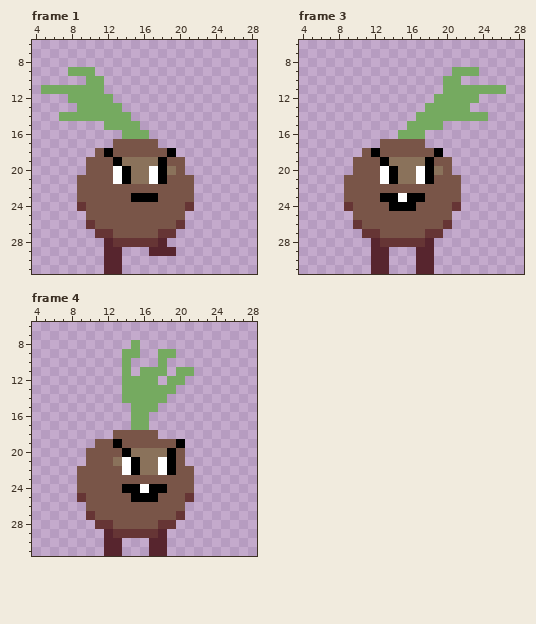
Pixel-art file -- Assets/Art/Characters/Enemy/Coconut/Special/Ase_Coconut_Special_Right.aseprite. That is the earlier state.
32x32 pixels, 5 frames. Shown: frame 1: x 4..28, y 6..31; frame 3: x 4..28, y 6..31; frame 4: x 4..28, y 6..31.
The same view after the edit:
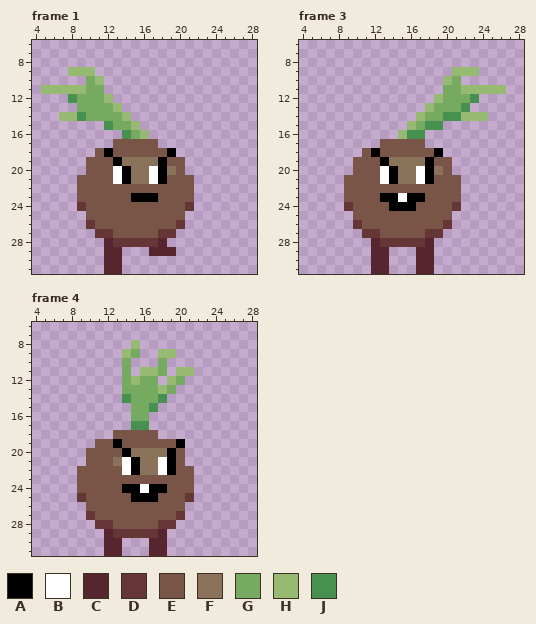
Palette (. is transparent): A #000000  B #ffffff  C #57252e  D #663535  E #795548  F #8a725b  G #75aa60  H #97ba73  J #469150
Diff:
--- frame 1, layer "Leaf"
@@ x 4..18 @@
  8 ...............
- 9 ....GGG........
-10 ......GG.......
-11 .GGGGGGG.......
-12 ....GGGGG......
-13 .....GGGGG.....
-14 ...GGGGGGGG....
-15 ........GGGG...
-16 ..........GGG..
+ 9 ....HHH........
+10 ......GH.......
+11 .HHHHHGG.......
+12 ....JGGGH......
+13 .....GGGGH.....
+14 ...HHJGGGGH....
+15 ........JGGH...
+16 ..........JGH..
 17 .........EEEEE.
--- frame 3, layer "Leaf"
@@ x 13..28 @@
  8 ................
- 9 ........GGG.....
-10 .......GG.......
-11 .......GGGGGGG..
-12 ......GGGGG.....
-13 .....GGGGG......
-14 ....GGGGGGGG....
-15 ...GGGG.........
-16 ..GGG...........
+ 9 ........HHH.....
+10 .......HG.......
+11 .......GGHHHHH..
+12 ......HGGGJ.....
+13 .....HGGGJ......
+14 ....HGGJJHHH....
+15 ...HGJJ.........
+16 ..HJJ...........
 17 EEEEE...........
--- frame 4, layer "Leaf"
@@ x 12..23 @@
  7 ............
- 8 ...G........
- 9 ..GG..GG....
+ 8 ...H........
+ 9 ..HG..HH....
 10 ..G...G.....
-11 ..G.GGG.GG..
-12 ..GGGG.GG...
-13 ..GGGGGG....
-14 ..GGGGG.....
-15 ...GGG......
+11 ..G.HHG.HH..
+12 ..GHGG.HG...
+13 ..GGGGHG....
+14 ..JGGGJ.....
+15 ...GGJ......
 16 ...GG.......
-17 ...GG.......
+17 ...JJ.......
 18 .EEEEE......
Pixel boxes of the changes (left, top, right, bottom) in both pictures:
changed: (41, 67, 149, 139)
changed: (398, 67, 506, 139)
changed: (122, 340, 194, 430)
